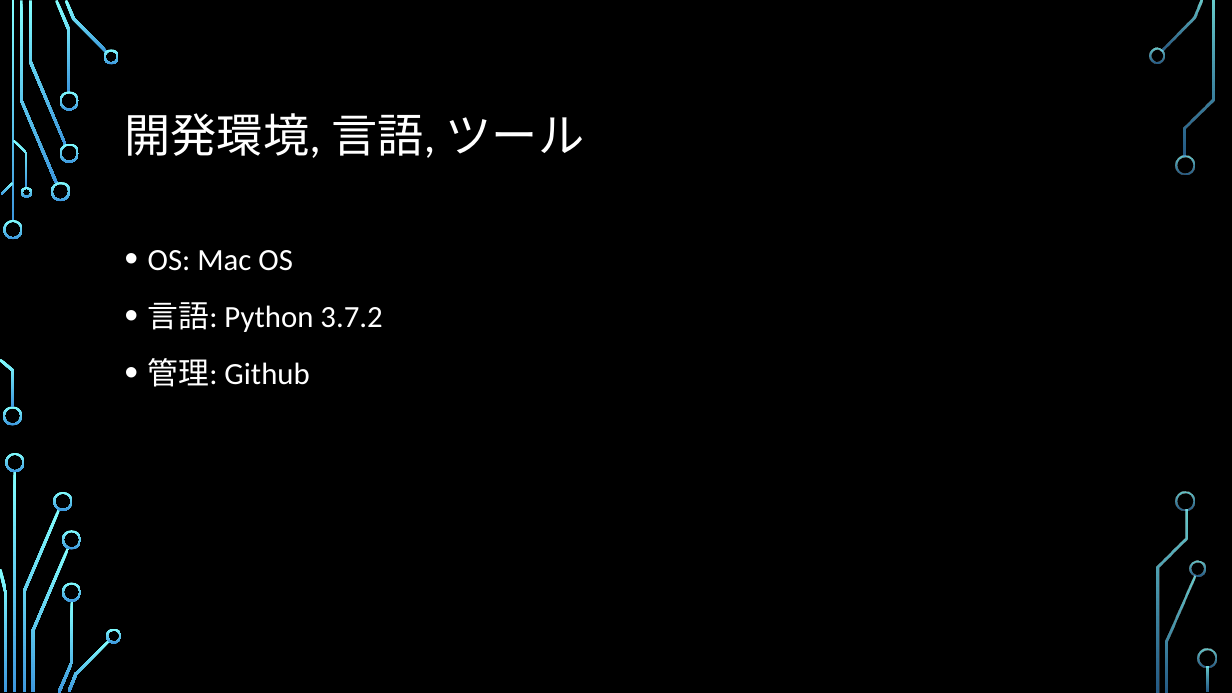
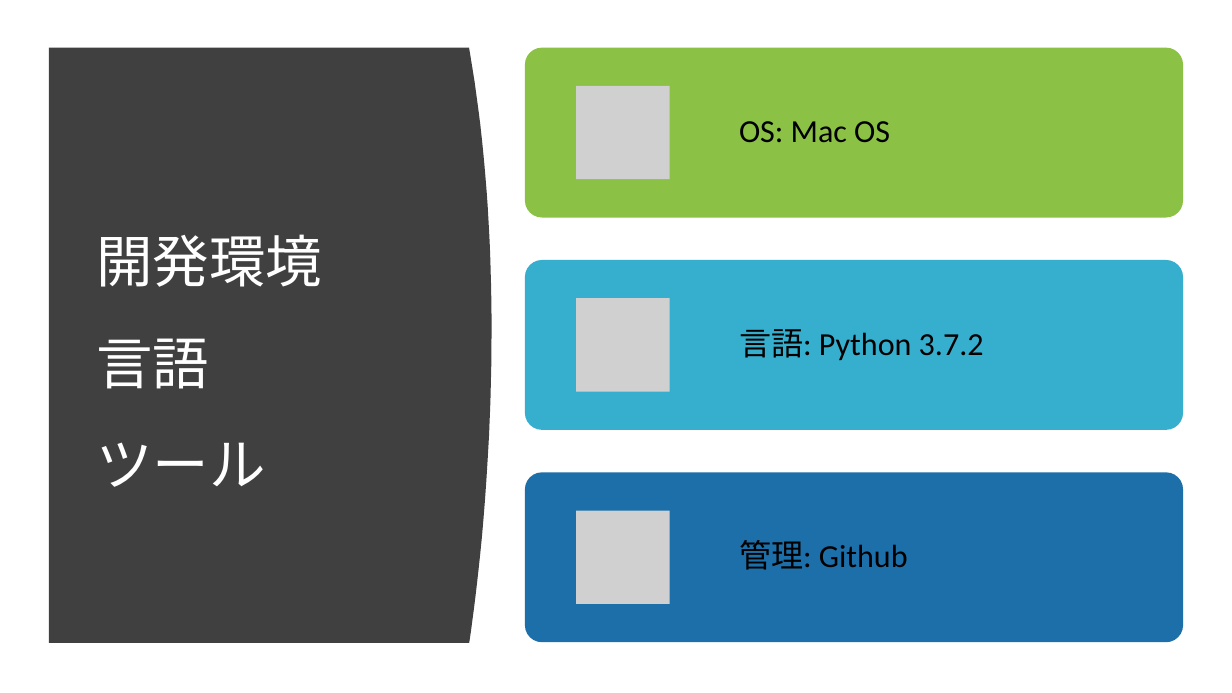
Before and after one commit to ie03-aizu-2019/ie03project-skys, a slide deck: slide 3 of Reports/Midterm.pptx. Drawn at 1232x693 pixels with LibreOffice and Linux fonts; fonts in the diff are those of the drawing; grey boxes stand for pictures; background and template pictures are left out. Boxes give left, top, right and bottom in pixels: in the first picture for what was removed or moved away, otherwise in the second. Text is boxed around its words. In the diff, an @@ line names an element or a change of style, - is before the commit and + after.

Commit message:
update design

```diff
--- a/Reports/Midterm.pptx
+++ b/Reports/Midterm.pptx
@@ background picture (left out) to #FFFFFF @@
@@ freeform shape added at (49, 48, 492, 643), fill #404040 @@
@@ title at (96, 234, 322, 487): text changed; size 36 to 44 pt @@
-開発環境, 言語, ツール
+開発環境
+言語
+ツール
@@ text removed at (148, 250, 382, 387) @@
-• OS: Mac OS
-• 言語: Python 3.7.2
-• 管理: Github
@@ group added at (525, 48, 1183, 642): 3 rounded rectangles, 3 pictures, 3 texts @@
+OS: Mac OS
+言語: Python 3.7.2
+管理: Github
@@ group removed at (0, 0, 1217, 693): 33 freeform shapes, 3 rectangles @@
```
Also in this commit, not shown: 16 other slides changed, 1 slide added.
